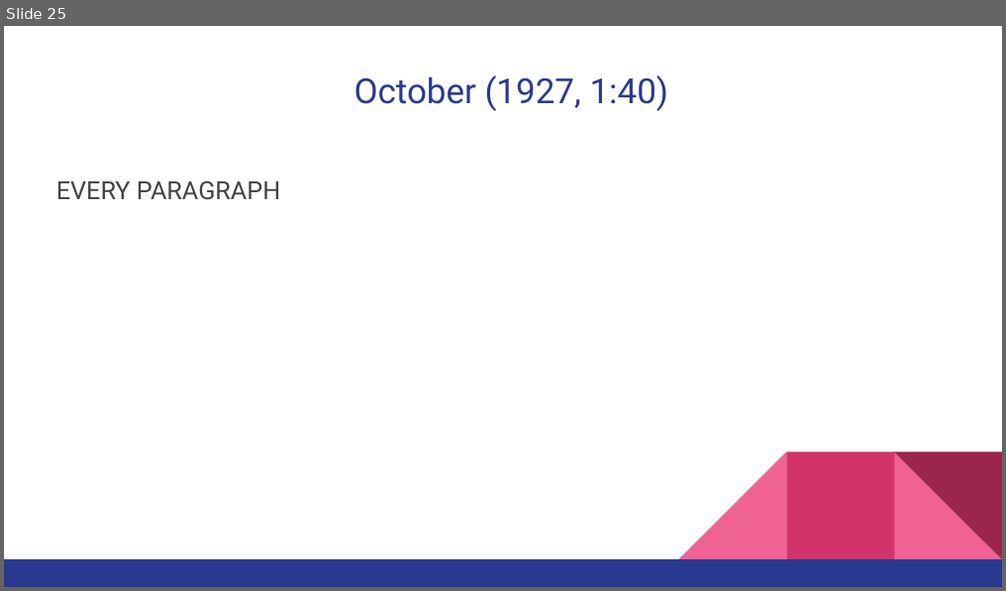
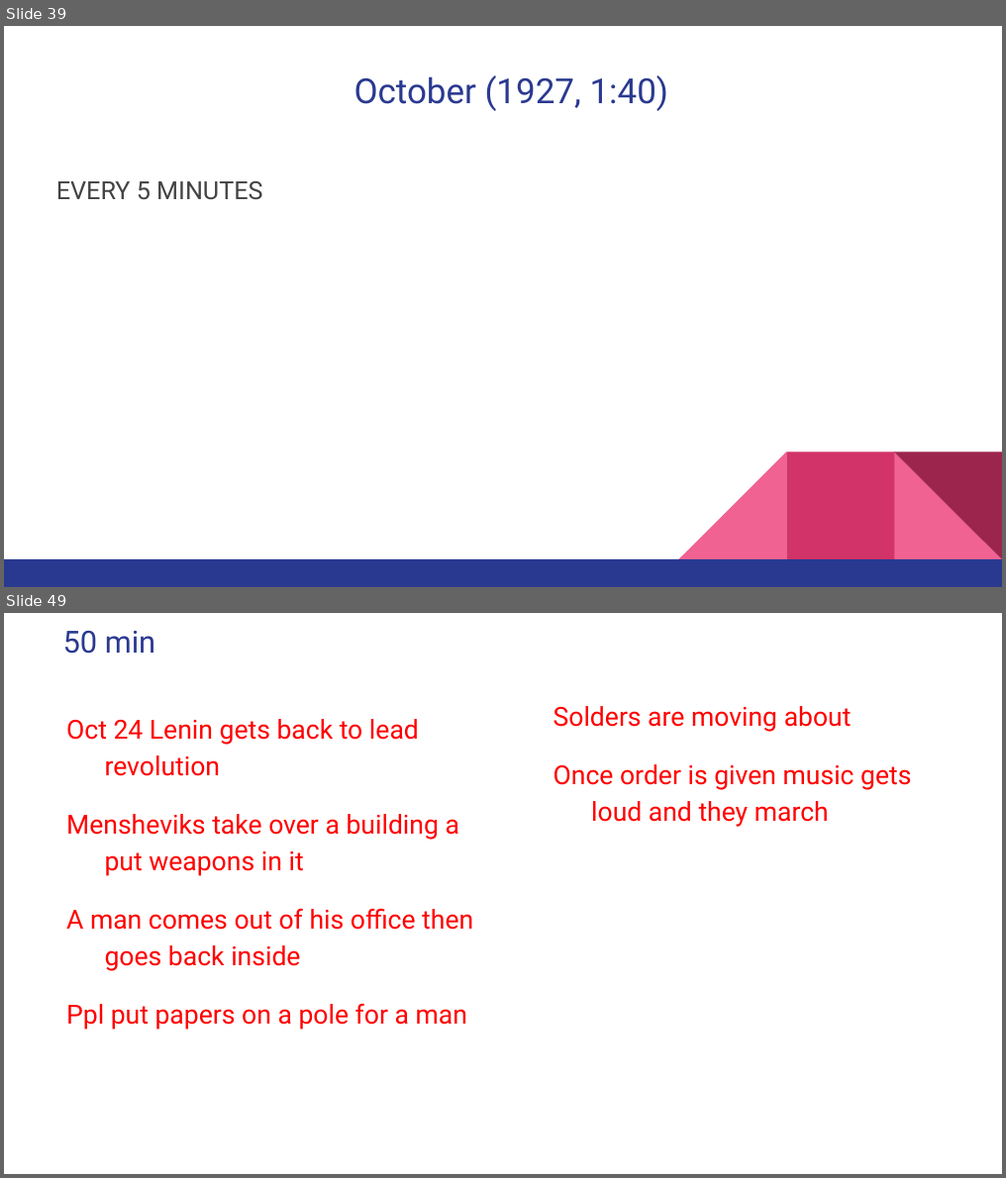
Before and after one commit to MichaelOdumosu57/Spring_2017, a slide deck: Spring 2017 Semester/Music or Arts/ARUS HW/9 ARUS HW/ARUS 280 HW#9 notes.pptx. Shown one above the other, each under a label of ours: slide 25 before the commit, slides 39 and 49 after it; the slides between them are not shown. The pictures are 1006x591 and 1006x1178 pixels, drawn with LibreOffice and Linux fonts; fonts in the diff are those of the drawing. Boxes give left, top, right and bottom in pixels: in the first picture for what was removed or moved away, otherwise in the second. Text is boxed around its words. In the diff, an @@ line names an element or a change of style, - is before the commit and + after.

```diff
--- a/Spring 2017 Semester/Music or Arts/ARUS HW/9 ARUS HW/ARUS 280 HW#9 notes.pptx
+++ b/Spring 2017 Semester/Music or Arts/ARUS HW/9 ARUS HW/ARUS 280 HW#9 notes.pptx
@@ slide 49 added at (x1=4, y1=613, x2=1002, y2=1174), background #FFFFFF @@
@@ title added at (x1=63, y1=631, x2=155, y2=654), 22 pt, text #2A3990 @@
+50 min
@@ text added at (x1=66, y1=719, x2=473, y2=1030), 19 pt, text #FF0000 @@
+Oct 24 Lenin gets back to lead revolution
+Mensheviks take over a building a put weapons in it
+A man comes out of his office then goes back inside
+Ppl put papers on a pole for a man
@@ text added at (x1=553, y1=706, x2=911, y2=827), 19 pt, text #FF0000 @@
+Solders are moving about
+Once order is given music gets loud and they march
@@ what was slide 25 is now slide 39 @@
@@ slide 39 changed as well @@
@@ text at (x1=56, y1=181, x2=262, y2=200): text changed @@
-EVERY PARAGRAPH
+EVERY 5 MINUTES
```
Also in this commit, not shown: 33 other slides added, 2 slides removed, 4 other files.
